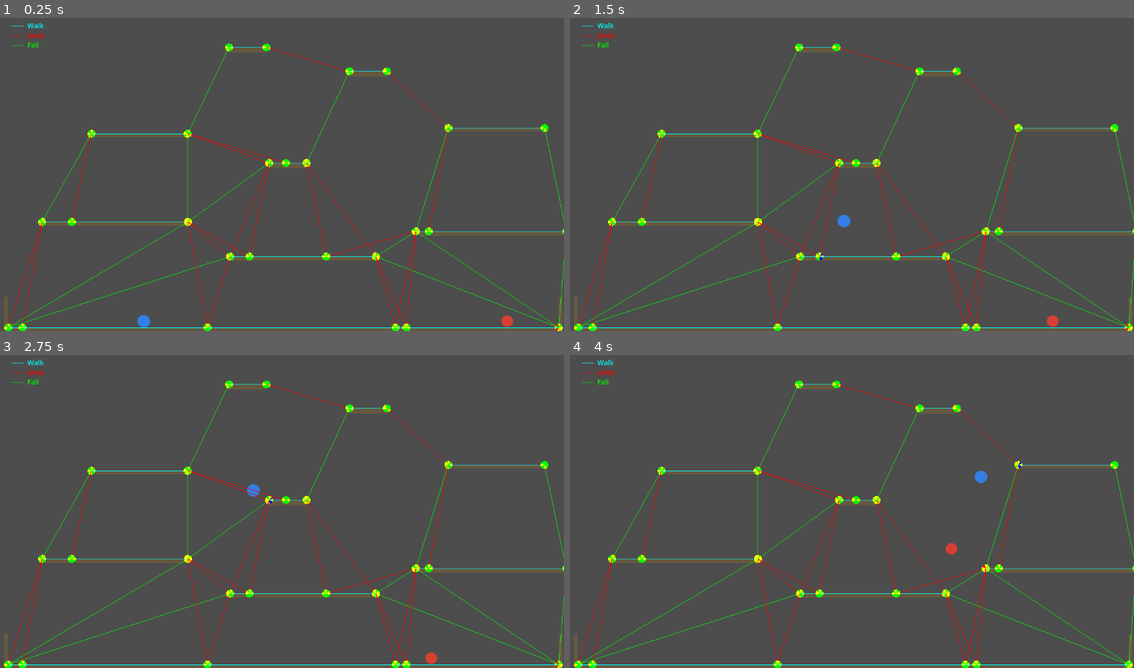
Above: before the commit, frames 1-4 (two rows, left to right).
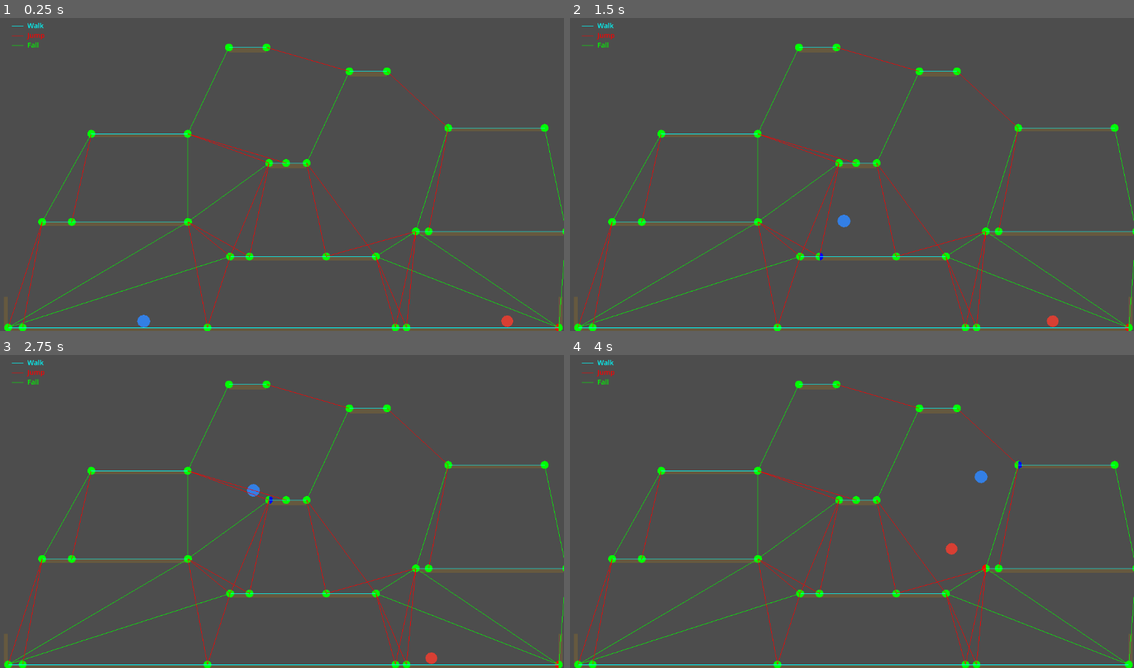
Above: after the commit, the same moments.

Repository: xhocquet/2d-platformer-pathfinding-demo
Game: Godot game, scene res://main.tscn
The game is run twice, just before and just after one commit, with the same random seed, the same clock (stepped at 60 frames per second) and the same inputs.
Inputs:
- Up to frame 1 (0.25 s): no input
- Up to frame 2 (1.5 s): hold D (move_right) from 0.53 s (still down); tap W (jump) at 0.6, 0.77, 1.07, 1.35 s
- Up to frame 3 (2.75 s): tap W (jump) at 1.52, 1.82, 2.1 s; release D (move_right) at 2.03 s; hold A (move_left) from 2.03 s (still down)
- Up to frame 4 (4 s): release A (move_left) at 2.78 s; hold D (move_right) from 2.78 s (still down); tap W (jump) at 2.85, 3.02, 3.32, 3.6, 3.77 s

The runs differ from the first frame. In frame 1, 0.5% of the frame differs, in the area x 0-100%, y 8-100%; in frame 2, 0.5%; in frame 3, 0.5%; in frame 4, 0.5%.

Commit message:
Checkpoint

Diff:
--- a/enemy.gd
+++ b/enemy.gd
@@ -12,6 +12,8 @@
 var _ai_state: AiState = AiState.STANDING
 var _source_node: StringName = &"" # source edge
 var _dest_node: StringName = &"" # target edge
+var _source_position: Vector2 = Vector2.ZERO
+var _dest_position: Vector2 = Vector2.ZERO
 var _current_node_id: StringName = &""  # node we've arrived at
 var _path: Array[StringName] = [] # path from source to target edge
 var _wants_jump_press: bool = false
@@ -40,6 +42,8 @@
 		_ai_state = AiState.TRAVERSING_EDGE
 		_source_node = _path[0]
 		_dest_node = _path[1]
+		_source_position = _graph.get_section_position(_source_node)
+		_dest_position = _graph.get_section_position(_dest_node)
 
 ################################################################################
 # Input
@@ -47,8 +51,7 @@
 func _get_move_input() -> float:
 	# Walking towards a node
 	if _ai_state == AiState.TRAVERSING_EDGE and _has_dest_node():
-		var target_pos: Vector2 = _graph.get_section_position(_dest_node)
-		return signf(target_pos.x - global_position.x)
+		return signf(_dest_position.x - global_position.x)
 
 	if _ai_state == AiState.JUMP_SEQUENCE:
 		var x: float = _get_jump_sequence_move_input()
@@ -66,29 +69,25 @@
 		return signf(_lead_in_target_x - global_position.x)
 
 	if _jump_phase == JumpPhase.JUMP_PRESS:
-		var target_pos: Vector2 = _graph.get_section_position(_dest_node)
-
-		if absf(target_pos.x - global_position.x) > LARGE_JUMP_GAP_X:
-			return signf(target_pos.x - global_position.x)
-
+		if absf(_dest_position.x - global_position.x) > LARGE_JUMP_GAP_X:
+			return signf(_dest_position.x - global_position.x)
 		return _jump_back_out_dir
 
 	if _jump_phase == JumpPhase.ASCENT:
-		var target_pos: Vector2 = _graph.get_section_position(_dest_node)
-		var at_ledge_y: bool = global_position.y <= target_pos.y
-		if at_ledge_y and absf(target_pos.x - global_position.x) > LARGE_JUMP_GAP_X:
-			return signf(target_pos.x - global_position.x)
+		var at_ledge_y: bool = global_position.y <= _dest_position.y
+		if at_ledge_y and absf(_dest_position.x - global_position.x) > LARGE_JUMP_GAP_X:
+			return signf(_dest_position.x - global_position.x)
+
 		# Below ledge y: only allow back-out if it's not toward target (e.g. when inside ledge, back-out can point inward).
 		if not at_ledge_y:
-			var toward_target: float = signf(target_pos.x - global_position.x)
+			var toward_target: float = signf(_dest_position.x - global_position.x)
 			if toward_target != 0.0 and _jump_back_out_dir == toward_target:
 				return 0.0
 		return _jump_back_out_dir
 
 	if _jump_phase == JumpPhase.AIR_CONTROL:
 		# Always steer toward intended landing; don't chase player mid-air or we skip the platform.
-		var target_pos: Vector2 = _graph.get_section_position(_dest_node)
-		return signf(target_pos.x - global_position.x)
+		return signf(_dest_position.x - global_position.x)
 
 	return 0.0
 
@@ -133,8 +132,7 @@
 		_stand_still()
 		return
 
-	var target_pos: Vector2 = _graph.get_section_position(_dest_node)
-	var arrived: bool = global_position.distance_to(target_pos) <= ARRIVAL_DIST
+	var arrived: bool = global_position.distance_to(_dest_position) <= ARRIVAL_DIST
 	if is_on_floor() and _current_section_id == _dest_node:
 		arrived = true
 	if arrived:
@@ -175,8 +173,7 @@
 		_stand_still()
 		return
 
-	var target_y: float = _graph.get_section_position(_dest_node).y
-	if global_position.y <= target_y:
+	if global_position.y <= _dest_position.y:
 		_jump_phase = JumpPhase.AIR_CONTROL
 
 func _tick_jump_air_control() -> void:
@@ -189,9 +186,7 @@
 ################################################################################
 func _update_current_section() -> void:
 	if _ai_state == AiState.TRAVERSING_EDGE and _source_node != &"" and _has_dest_node():
-		var pos_from: Vector2 = _graph.get_section_position(_source_node)
-		var pos_to: Vector2 = _graph.get_section_position(_dest_node)
-		_current_section_id = _dest_node if global_position.distance_to(pos_to) <= global_position.distance_to(pos_from) else _source_node
+		_current_section_id = _dest_node if global_position.distance_to(_dest_position) <= global_position.distance_to(_source_position) else _source_node
 	elif is_on_floor():
 		_current_section_id = _graph.get_section_under_body(self)
 
@@ -209,6 +204,8 @@
 func _start_jump_sequence(edge_from: StringName, edge_to: StringName) -> void:
 	_source_node = edge_from
 	_dest_node = edge_to
+	_source_position = _graph.get_section_position(edge_from)
+	_dest_position = _graph.get_section_position(edge_to)
 	_ai_state = AiState.JUMP_SEQUENCE
 	_jump_phase = JumpPhase.LEAD_IN
 	_jump_start_y = global_position.y
@@ -221,21 +218,22 @@
 # Lead-in walks toward the takeoff edge (our platform's edge toward the dest), not the section position.
 func _get_lead_in_target_x(edge_from: StringName, edge_to: StringName) -> float:
 	var ledge: Vector2 = _get_ledge_x_bounds(edge_to)
-	var pos_from: Vector2 = _graph.get_section_position(edge_from)
 	var ledge_center_x: float = (ledge.x + ledge.y) * 0.5
-	var approach_from_left: bool = pos_from.x < ledge_center_x
+	var approach_from_left: bool = _source_position.x < ledge_center_x
 	var platform_other_x: float = _get_walk_neighbor_section_x(edge_from)
-	return maxf(pos_from.x, platform_other_x) if approach_from_left else minf(pos_from.x, platform_other_x)
+	if approach_from_left:
+		return maxf(_source_position.x, platform_other_x)
+	return minf(_source_position.x, platform_other_x)
 
 func _get_walk_neighbor_section_x(edge: StringName) -> float:
-	var pos: Vector2 = _graph.get_section_position(edge)
+	var pos: Vector2 = _source_position if edge == _source_node else _graph.get_section_position(edge)
 	for nb in _graph.get_neighbors(edge):
 		if nb.type == SectionGraph.EdgeType.WALK:
 			return _graph.get_section_position(nb.to).x
 	return pos.x
 
 func _get_ledge_x_bounds(dest_node: StringName) -> Vector2:
-	var pos_to: Vector2 = _graph.get_section_position(dest_node)
+	var pos_to: Vector2 = _dest_position if dest_node == _dest_node else _graph.get_section_position(dest_node)
 	var ledge_min_x: float = pos_to.x
 	var ledge_max_x: float = pos_to.x
 	for nb in _graph.get_neighbors(dest_node):
@@ -247,9 +245,8 @@
 	return Vector2(ledge_min_x, ledge_max_x)
 
 func _compute_jump_back_out_dir(ledge_min_x: float, ledge_max_x: float) -> void:
-	var pos_from: Vector2 = _graph.get_section_position(_source_node)
 	var ledge_center_x: float = (ledge_min_x + ledge_max_x) * 0.5
-	var approach_from_left: bool = pos_from.x < ledge_center_x
+	var approach_from_left: bool = _source_position.x < ledge_center_x
 	var edge_x: float = ledge_min_x - 20.0 if approach_from_left else ledge_max_x + 20.0
 	var inside: bool = (approach_from_left and global_position.x >= edge_x) or (not approach_from_left and global_position.x <= edge_x)
 	_jump_back_out_dir = -1.0 if (inside and approach_from_left) else (1.0 if (inside and not approach_from_left) else 0.0)
@@ -258,11 +255,15 @@
 	_ai_state = AiState.STANDING
 	_source_node = &""
 	_dest_node = &""
+	_source_position = Vector2.ZERO
+	_dest_position = Vector2.ZERO
 	_jump_back_out_dir = 0.0
 
 func _walk_from_edge_to_edge(edge_from: StringName, edge_to: StringName) -> void:
 	_source_node = edge_from
 	_dest_node = edge_to
+	_source_position = _graph.get_section_position(edge_from)
+	_dest_position = _graph.get_section_position(edge_to)
 	_ai_state = AiState.TRAVERSING_EDGE
 
 func _has_dest_node() -> bool:
--- a/section_graph.gd
+++ b/section_graph.gd
@@ -6,6 +6,8 @@
 enum EdgeType { WALK, FALL, JUMP }
 
 const _SEGMENT_X_TOLERANCE := 2.0
+const _SECTION_RAY_LENGTH := 40.0
+const _SECTION_RAY_OFFSET := 14.0  # horizontal fallback when center ray misses (e.g. near ledge)
 
 var _edges: Array[Dictionary] = [] # from_id, to_id, type
 var _edge_cache: Dictionary = {}  # key(from,to,type) -> true
@@ -36,9 +38,6 @@
 
 func get_section_position(section_id: StringName) -> Vector2:
 	return _positions.get(section_id, Vector2.ZERO)
-
-const _SECTION_RAY_LENGTH := 40.0
-const _SECTION_RAY_OFFSET := 14.0  # horizontal fallback when center ray misses (e.g. near ledge)
 
 func get_section_under_body(body: CharacterBody2D) -> StringName:
 	if not body.is_on_floor():
@@ -343,6 +342,8 @@
 	for e in _edges:
 		_edge_cache[_edge_key(e.from, e.to, e.type)] = true
 
+# --- Small private helpers ---
+
 func _add_edge_if_reachable(from_id: StringName, to_id: StringName) -> void:
 	var from_pos: Vector2 = _positions.get(from_id, Vector2.ZERO)
 	var to_pos: Vector2 = _positions.get(to_id, Vector2.ZERO)
--- a/section_graph_node.gd
+++ b/section_graph_node.gd
@@ -73,28 +73,37 @@
 		if sid == player_sid:
 			_draw_filled_half_circle(from_pos, RADIUS, 3.0 * PI / 2.0, PI / 2.0 + TAU, Color.BLUE)
 
-		for neighbor in graph.get_neighbors(sid):
+		var neighbors := graph.get_neighbors(sid)
+		if Engine.is_editor_hint():
+			var by_to: Dictionary = {}
+			for neighbor in neighbors:
+				var to_id: StringName = neighbor.to
+				if not by_to.has(to_id):
+					by_to[to_id] = []
+				(by_to[to_id] as Array).append(neighbor)
+			for to_id in by_to:
+				var to_pos := graph.get_section_position(to_id)
+				if from_pos == Vector2.ZERO or to_pos == Vector2.ZERO:
+					continue
+				var dir := (to_pos - from_pos).normalized()
+				var perp := Vector2(-dir.y, dir.x)
+				var group: Array = by_to[to_id]
+				for i in min(2, group.size()):
+					var neighbor: Dictionary = group[i]
+					var offset_amount: float = -1.0 if i == 0 else 1.0
+					var a := from_pos + perp * offset_amount
+					var b := to_pos + perp * offset_amount
+					draw_line(a, b, graph.get_debug_edge_color(neighbor.type))
+			continue
+
+		for neighbor in neighbors:
 			var to_pos := graph.get_section_position(neighbor.to)
 			if from_pos == Vector2.ZERO or to_pos == Vector2.ZERO:
 				continue
-
-			var a: Vector2
-			var b: Vector2
-			if Engine.is_editor_hint():
-				var dir := (to_pos - from_pos).normalized()
-				var perp := Vector2(-dir.y, dir.x)
-				var offset_amount: float = randf_range(-10.0, 10.0)
-				a = from_pos + perp * offset_amount
-				b = to_pos + perp * offset_amount
-			else:
-				a = from_pos
-				b = to_pos
-
+			var a := from_pos
+			var b := to_pos
 			var c: Color = graph.get_debug_edge_color(neighbor.type)
 			draw_line(a, b, c)
-			var dir_to_toward_from := (a - b).normalized()
-			_draw_direction_triangle(a, dir_to_toward_from, Color.YELLOW)
-			_draw_direction_triangle(b, dir_to_toward_from, Color.YELLOW)
 
 	if debug_draw:
 		_draw_debug_legend()
@@ -117,9 +126,3 @@
 		var a: float = start_angle + t * (end_angle - start_angle)
 		points.append(center + Vector2(cos(a), sin(a)) * radius)
 	draw_polygon(points, [color])
-
-func _draw_direction_triangle(tip: Vector2, dir: Vector2, color: Color) -> void:
-	var perp := Vector2(-dir.y, dir.x)
-	var back := tip - dir * EDGE_ARROW_LENGTH
-	var half_w: float = EDGE_ARROW_WIDTH * 0.5
-	draw_polygon(PackedVector2Array([tip, back + perp * half_w, back - perp * half_w]), [color])
